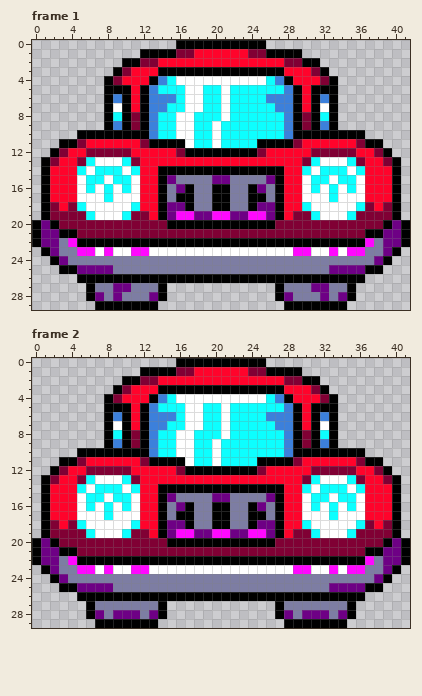
One commit to this pixel-art file: project/assets/cars.aseprite. Above, as it was before the edit.
42x30 pixels, 2 frames. Shown: frame 1, frame 2.
The result:
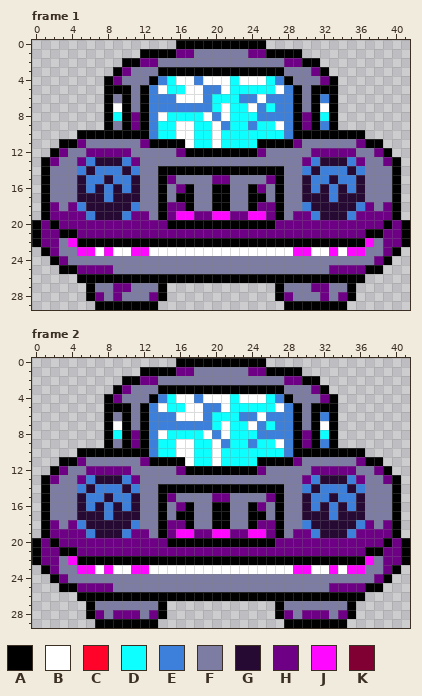
Palette (. is transparent): A #000000  B #ffffff  C #ff032b  D #0dffff  E #3c80db  F #7d7da3  G #260a34  H #6e0085  J #ff08ff  K #800034
Diff:
layer "Broken/car-broken-f" added
Frame 1, layer "Broken/car-broken-f":
Colour D gives way to colour B in row 5 at x 14 and 27; in row 6 at x 16 and 25; in row 7 at x 24; in row 8 at x 14 and 19; in row 9 at x 27.
Colour B gives way to colour D in row 4 at x 22; in row 6 at x 21; in row 8 at x 16 to 17.
Colour B gives way to colour E in row 4 at x 18; in row 7 at x 17 to 18.
Colour D gives way to colour E in row 5 at x 19 to 20; in row 6 at x 19 and 23 to 24; in row 7 at x 15 to 16, 19 and 25; in row 8 at x 20 and 25 to 27; in row 9 at x 21 and 24; in row 13 at x 6, 10, 31 and 35.
Colour D gives way to colour E in row 14 at x 5, 7 to 9, 11, 30, 32 to 34 and 36; in row 15 at x 6 to 7, 9 to 10, 31 to 32 and 34 to 35; in row 16 at x 6, 8, 10, 31, 33 and 35; in row 17 at x 8 and 33; in row 18 at x 5, 11, 30 and 36; in row 19 at x 6, 10, 31 and 35.
Colour C gives way to colour F in row 1 at x 18 to 23; in row 2 at x 14 to 27; in row 3 at x 11 to 13 and 28 to 30; in row 4 at x 10 to 12 and 29 to 31; in rows 5 to 7 at x 11 and 30; in row 11 at x 6 to 11 and 30 to 35.
Colour C gives way to colour F in row 12 at x 4 to 5, 11 to 15, 26 to 30 and 36 to 37; in row 13 at x 3 to 4, 12 to 29 and 37 to 38; in rows 14 to 17 at x 2 to 4, 12 to 13, 28 to 29 and 37 to 39; in row 18 at x 3, 12 to 13, 28 to 29 and 38; in row 19 at x 13 and 28.
Colour E gives way to colour F in row 6 at x 9; in row 9 at x 9.
Colour B gives way to colour G in row 13 at x 7 to 9 and 32 to 34; in row 14 at x 6, 10, 31 and 35; in row 15 at x 5, 8, 11, 30, 33 and 36; in row 16 at x 5, 7, 9, 11, 30, 32, 34 and 36; in row 17 at x 5 to 7, 9 to 11, 30 to 32 and 34 to 36; in row 18 at x 6 to 10 and 31 to 35.
Colour B gives way to colour G in row 19 at x 7 to 9 and 32 to 34.
Colour K gives way to colour H in row 1 at x 16 to 17 and 24 to 25; in row 2 at x 12 to 13 and 28 to 29; in row 3 at x 10 and 31; in row 4 at x 9 and 32; in rows 8 to 9 at x 11 and 30; in row 11 at x 5, 12, 29 and 36.
Colour K gives way to colour H in row 12 at x 3, 6 to 10, 16, 25, 31 to 35 and 38; in row 13 at x 2, 5, 11, 30, 36 and 39; in row 18 at x 2, 4, 37 and 39; in row 19 at x 2 to 5, 11 to 12, 29 to 30 and 36 to 39; in row 20 at x 3 to 14 and 27 to 38; in row 21 at x 5 to 36.
Frame 2, layer "Broken/car-broken-f": the same change as frame 1
Changed places in both pictures, as pixel boxes (x1, y1, x2, y2):
changed: (50, 49, 392, 238)
changed: (50, 367, 392, 556)
